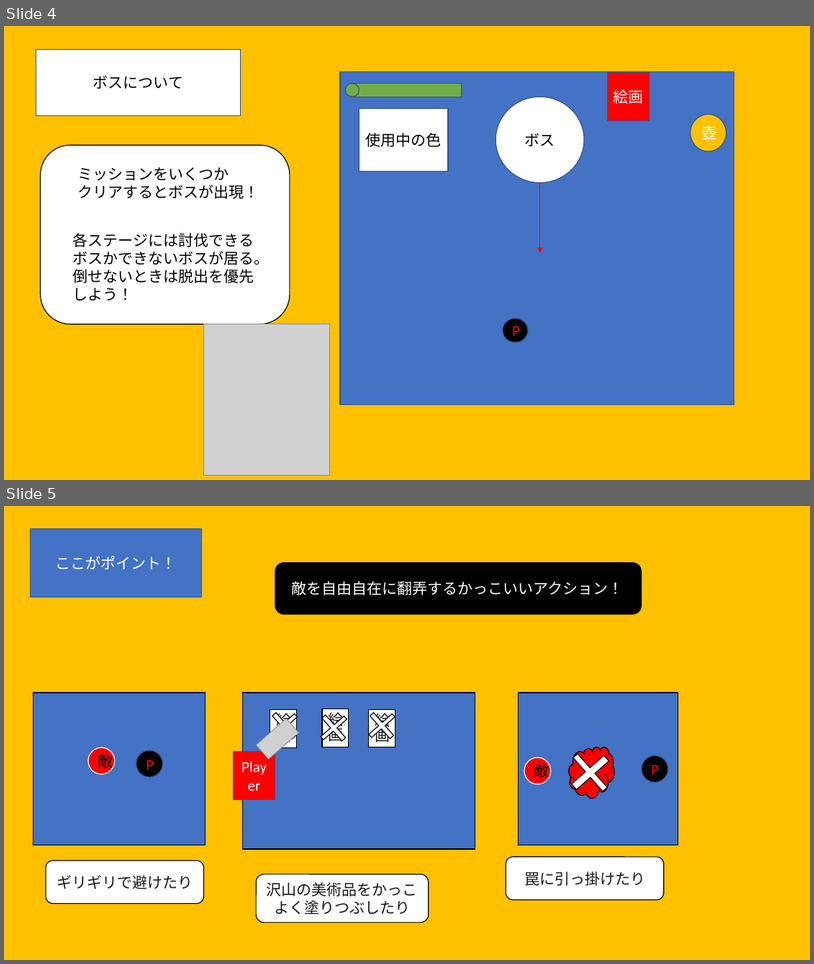
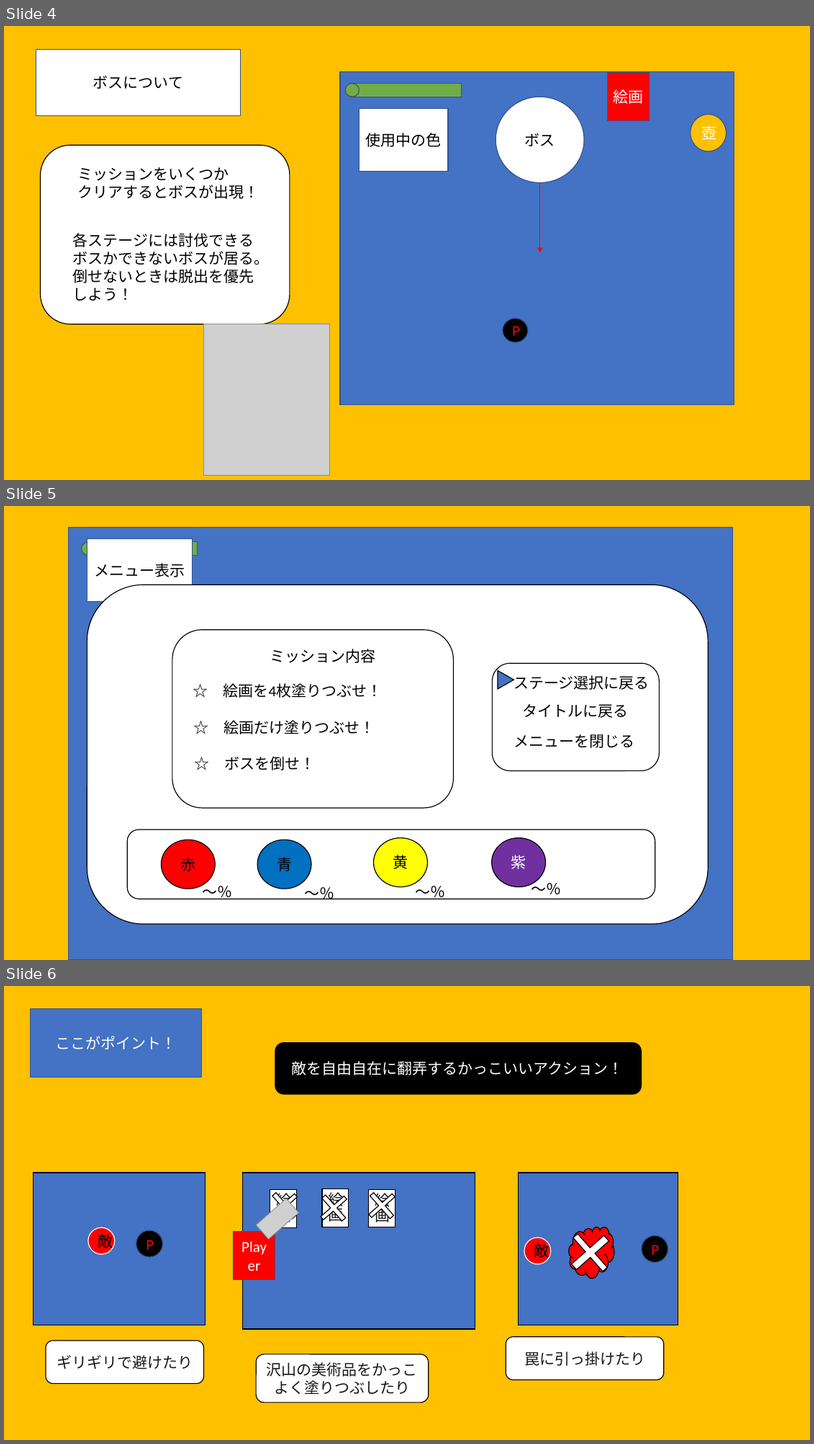
Before and after one commit to hamazakitoui/haskeat, a slide deck: haskeat.pptx. Shown one above the other, each under a label of ours: slides 4 and 5 before the commit, slides 4, 5 and 6 after it. The pictures are 814x964 and 814x1444 pixels, drawn with LibreOffice and Linux fonts; fonts in the diff are those of the drawing; grey boxes stand for pictures. Boxes give left, top, right and bottom in pixels: in the first picture for what was removed or moved away, otherwise in the second. Text is boxed around its words. In the diff, an @@ line names an element or a change of style, - is before the commit and + after.

```diff
--- a/haskeat.pptx
+++ b/haskeat.pptx
@@ slide 5 added at [4, 506, 810, 960], background #FFC000 @@
@@ rectangle added at [68, 527, 733, 960], fill #4472C4, outline #325491 1 pt @@
@@ ellipse added at [82, 542, 95, 555], fill #70AD47, outline #44546A 1 pt @@
@@ rectangle added at [87, 542, 198, 555], fill #70AD47, outline #325491 1 pt @@
@@ rectangle added at [87, 538, 192, 602], fill #FFFFFF, outline #325491 1 pt, 18 pt, text #000000 @@
+メニュー表示
@@ rounded rectangle added at [87, 584, 708, 924], fill #FFFFFF, outline #000000 1 pt @@
@@ group added at [493, 663, 660, 771]: 3 texts, 1 rounded rectangle, 1 triangle @@
+ステージ選択に戻る
+タイトルに戻る
+メニューを閉じる
@@ group added at [172, 629, 453, 807]: 4 texts, 1 rounded rectangle @@
+ミッション内容
+☆ 絵画を4枚塗りつぶせ！
+☆ 絵画だけ塗りつぶせ！
+☆ ボスを倒せ！
@@ rounded rectangle added at [127, 830, 656, 899], fill #FFFFFF, outline #000000 1 pt @@
@@ ellipse added at [161, 839, 215, 888], fill #FF0000, outline #000000 1 pt, 18 pt, text #000000 @@
+赤
@@ ellipse added at [257, 839, 311, 888], fill #0070C0, outline #000000 1 pt, 18 pt, text #000000 @@
+青
@@ ellipse added at [373, 837, 427, 886], fill #FFFF00, outline #000000 1 pt, 18 pt, text #000000 @@
+黄
@@ ellipse added at [492, 837, 546, 886], fill #7030A0, outline #000000 1 pt, 18 pt, text #FFFFFF @@
+紫
@@ text added at [196, 879, 247, 903], 18 pt, text #000000 @@
+～％
@@ text added at [298, 881, 350, 906], 18 pt, text #000000 @@
+～％
@@ text added at [410, 879, 460, 903], 18 pt, text #000000 @@
+～％
@@ text added at [525, 876, 576, 901], 18 pt, text #000000 @@
+～％
@@ what was slide 5 is now slide 6 @@
```
Also in this commit, not shown: 35 other files.
